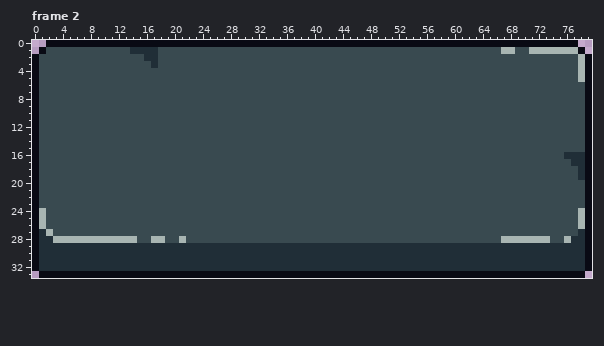
Two states of a pixel-art file, Art/SourceFiles/button.ase. The picture above is the old version.
80x34 pixels, 2 frames. Shown: frame 2.
The result:
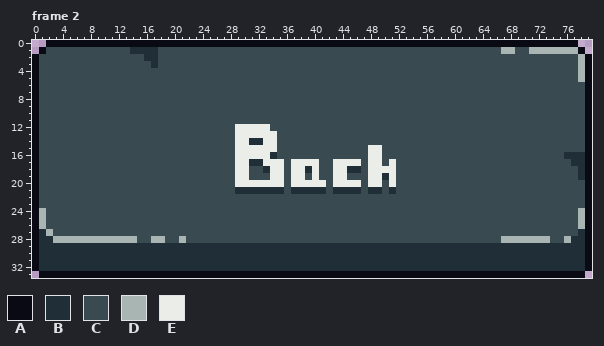
Palette (. is transparent): A #090a14  B #202e37  C #394a50  D #a8b5b2  E #ebede9
Difference:
layer "text" added
Frame 2, layer "text":
y 12: x 29..33 CCCCC -> EEEEE
y 13: x 29..34 CCCCCC -> EEEEEE
y 14: x 29..34 CCCCCC -> EEBBEE
y 15: x 29..34 CCCCCC -> EEEEEE; x 48..49 CC -> EE
y 16: x 29..34 CCCCCC -> EEEEEB; x 48..49 CC -> EE
y 17: x 29..35 CCCCCCC -> EEBBEEE; x 37..40 CCCC -> EEEE; x 43..46 CCCC -> EEEE; x 48..49 CC -> EE; x 51 C -> E
y 18: x 29..30 CC -> EE; x 33..35 CCC -> BEE; x 37..40 CCCC -> EEBE; x 43..46 CCCC -> EEBB; x 48..51 CCCC -> EEEE
y 19: x 29..30 CC -> EE; x 34..35 CC -> EE; x 37..38 CC -> EE; x 40 C -> E; x 43..44 CC -> EE; x 48..51 CCCC -> EEBE
y 20: x 29..35 CCCCCCC -> EEEEEEE; x 37..41 CCCCC -> EEEEE; x 43..46 CCCC -> EEEE; x 48..49 CC -> EE; x 51 C -> E
y 21: x 29..35 CCCCCCC -> BBBBBBB; x 37..41 CCCCC -> BBBBB; x 43..46 CCCC -> BBBB; x 48..49 CC -> BB; x 51 C -> B
Pixel boxes of the changes (left, top, right, bottom) in both pictures:
changed: (235, 124, 396, 194)
